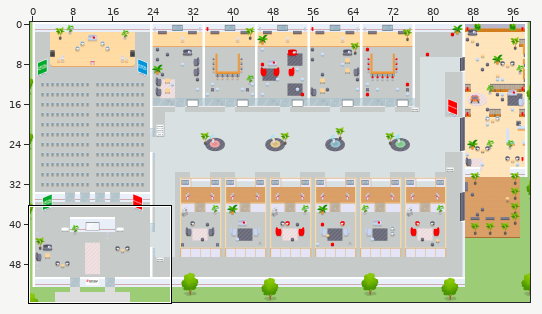
Two versions of a level (Tiled map (JSON), map.tmj). The picture above shows the old version from afar; the outline marks the close-up.
Close-up. Before:
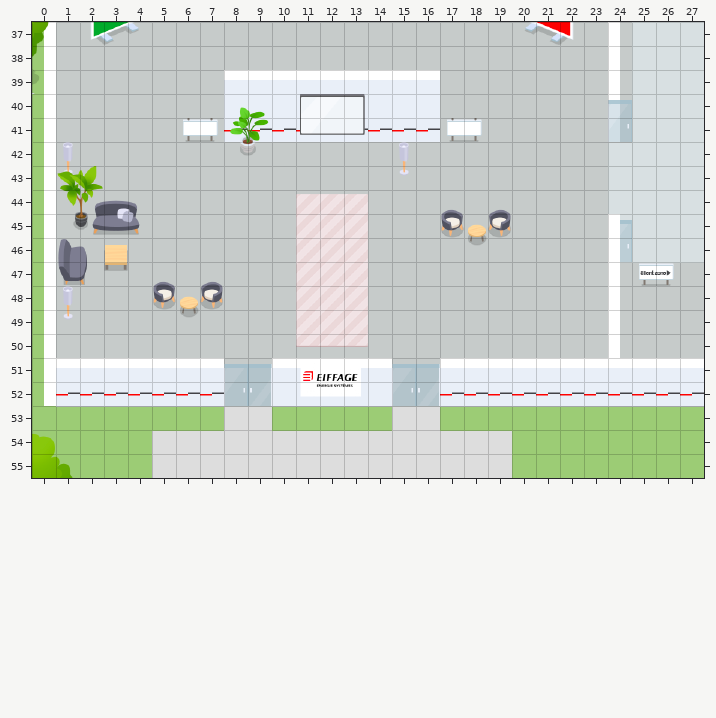
Cells are 32x32 px. Shown: x 0..27, y 37..55. The commit also changed other parts of the map, which this record leaves out. Tiles whose own drawing changed are shown in their newer look in all pictures.
Once edited:
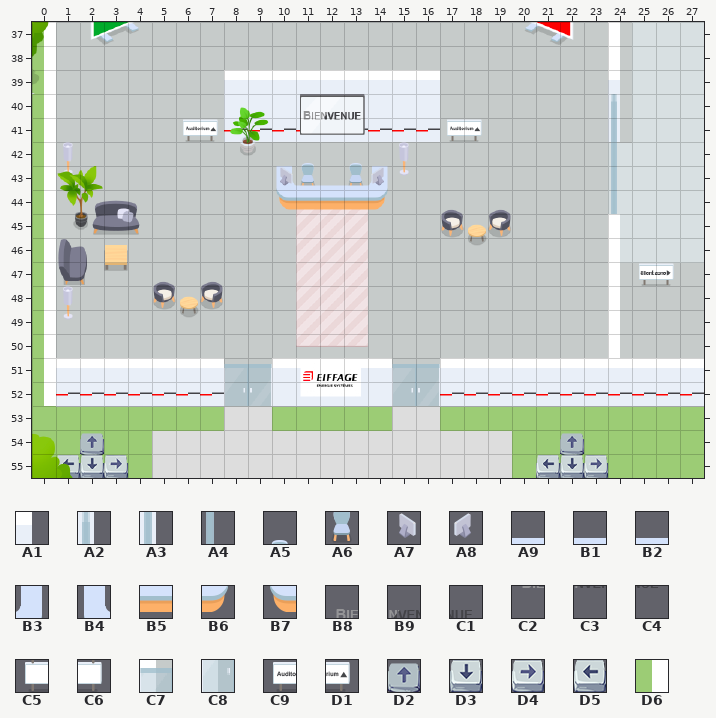
Key: from "Flat_Office": A1 31, A2 95, A3 159, A4 163, A5 217, A6 281, A7 339, A8 339 flipped left-right, A9 517, B1 518, B2 518 flipped left-right, B3 519, B4 519 flipped left-right, B5 581, B6 583, B7 583 flipped left-right, B8 852, B9 853, C1 854, C2 916, C3 917, C4 918, C5 1351, C6 1352, C7 1411, C8 1475, C9 2123, D1 2124, D2 3461, D3 3462, D4 3463, D5 3464; from "WA_Special_Zones": D6 2.
__ is an empty cell.
Tiles replaced or removed in this view: C5, C6, C7, C8.
Tiles of an added or newly shown layer are drawn over the layers below it.
See-through tiles are keyed as they look on the map.
Diff:
Changed rows in their new state; .. is an unchanged cell.
Layer "collisions":
first column x 10:
43 D6 .. .. .. D6
44 D6 D6 D6 D6 D6
Layer "floor/floor2":
first column x 1:
54 .. D2 .. .. .. .. .. .. .. .. .. .. .. .. .. .. .. .. .. .. .. D2 ..
55 D5 D3 D4 .. .. .. .. .. .. .. .. .. .. .. .. .. .. .. .. .. D5 D3 D4
Layer "furniture/furniture1":
first column x 11:
42 A5 .. A5
43 A6 .. A6
Layer "furniture/furniture2":
first column x 6:
41 C9 D1 .. .. .. .. .. .. .. .. .. C9 D1
43 .. .. .. .. B4 B2 A9 B1 B3 .. .. .. ..
44 .. .. .. .. B7 B5 B5 B5 B6 .. .. .. ..
Layer "furniture/furniture3":
first column x 10:
43 A7 .. .. .. A8
Layer "doors/close_main" (added):
first column x 24:
39 A1
40 A2
41 A3
42 A4
43 A4
44 A4
Layer "above/above1":
first column x 24:
40 __
41 __
first column x 24:
45 __
46 __
Layer "above/above3":
first column x 11:
40 B8 B9 C1
41 C2 C3 C4
